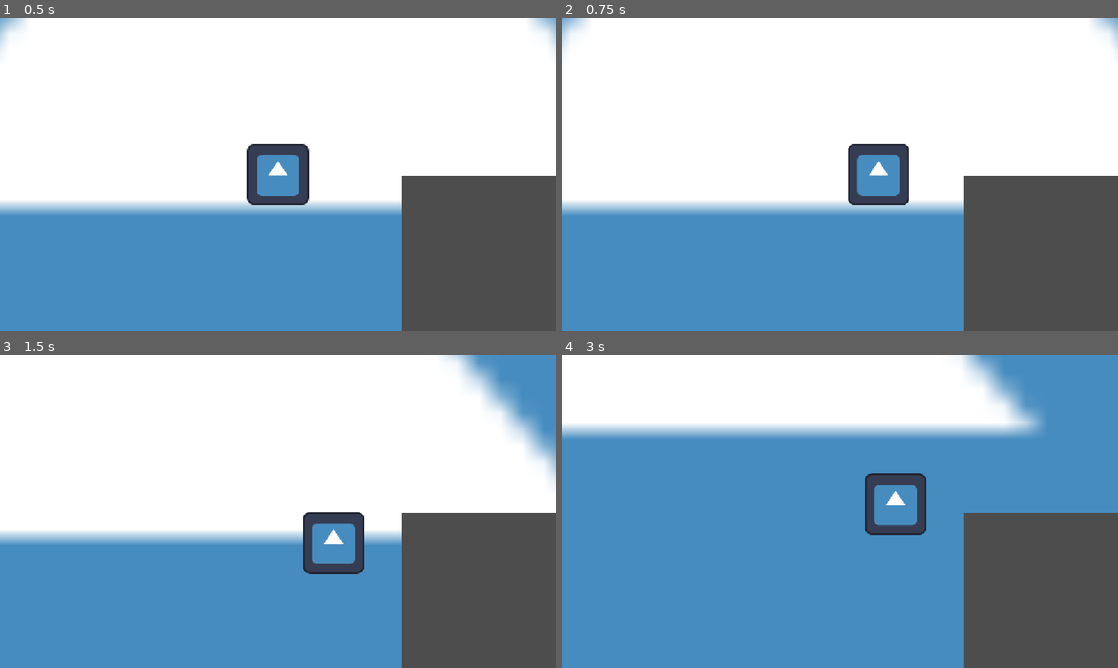
Above: before the commit, frames 1-4 (two rows, left to right).
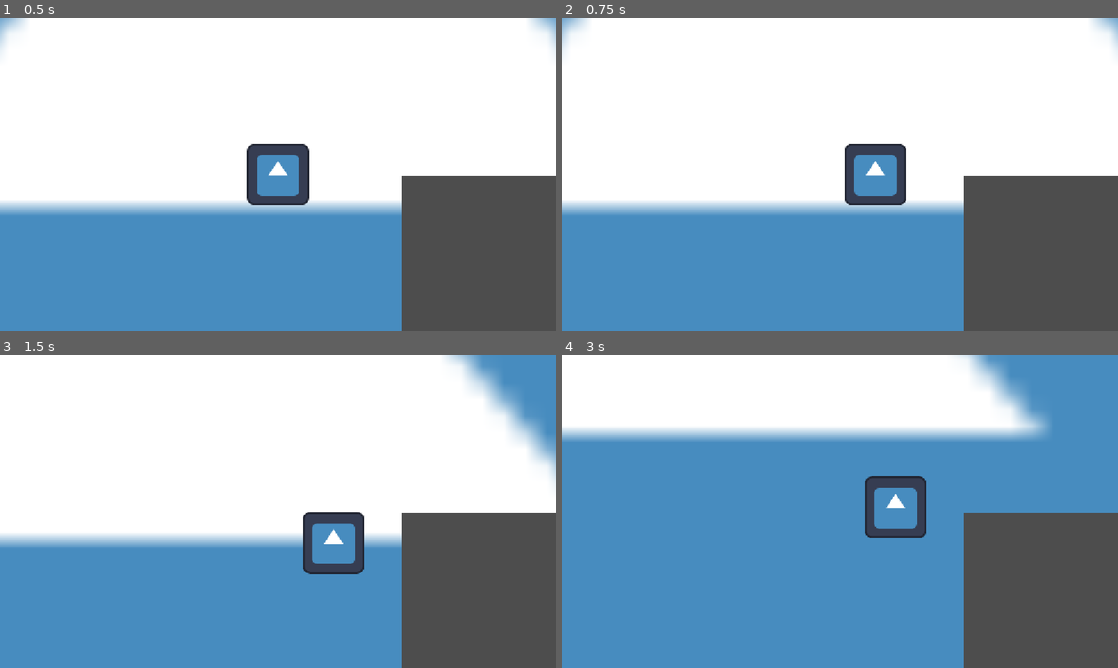
Above: after the commit, the same moments.

Repository: natleahh/ive-got-this-round
Game: Godot game, scene res://src/prototypes/BalancingWithAccelleration/main.tscn
The game is run twice, just before and just after one commit, with the same random seed, the same clock (stepped at 60 frames per second) and the same inputs. The project has no main scene, so this scene is started directly. The engine's default icon, where the game draws it, is replaced by a stand-in: a white triangle on a blue panel in a dark square.
Inputs:
- Up to frame 1 (0.5 s): no input
- Up to frame 2 (0.75 s): tap Enter at 0.5 s; hold D (move_right) from 0.53 s (still down); tap Space (dash, bound only after the commit) at 0.6 s
- Up to frame 3 (1.5 s): release D (move_right) at 1.28 s; hold S (move_down) from 1.28 s (still down); tap Space (dash, bound only after the commit) at 1.35 s
- Up to frame 4 (3 s): release S (move_down) at 2.03 s; hold D (move_right) 2.03-2.78 s; tap Space (dash, bound only after the commit) at 2.1, 2.85 s; hold W (move_up) from 2.78 s (still down)

Frame 1 is identical in both runs. In frame 2, 0.6% of the frame differs, in the area x 50-63%, y 40-60%; in frame 3, 3.1%; in frame 4, 5.0%, in the area x 0-88%, y 0-59%.
Error after the commit: Cannot call method 'start' on a null value. (res://src/prototypes/BalancingWithAccelleration/main.gd:24)

Commit message:
feat: add dash mechanics

Diff:
--- a/project.godot
+++ b/project.godot
@@ -62,6 +62,11 @@
 "events": [Object(InputEventKey,"resource_local_to_scene":false,"resource_name":"","device":-1,"window_id":0,"alt_press …(195 unchanged characters)…
 ]
 }
+dash={
+"deadzone": 0.2,
+"events": [Object(InputEventKey,"resource_local_to_scene":false,"resource_name":"","device":-1,"window_id":0,"alt_pressed":false,"shift_pressed":false,"ctrl_pressed":false,"meta_pressed":false,"pressed":false,"keycode":0,"physical_keycode":32,"key_label":0,"unicode":32,"location":0,"echo":false,"script":null)
+]
+}
 
 [physics]
 
--- a/src/prototypes/BalancingWithAccelleration/main.gd
+++ b/src/prototypes/BalancingWithAccelleration/main.gd
@@ -1,21 +1,37 @@
 extends Node
 
 @export_category("Movement Parameters")
-@export var movement_speed: float
+@export var movement_speed: float = 200
 
 @export_category("PhysicsParameters")
-@export var force_scaling: float = 1.2
+@export var force_scaling: float = 1.1
 
 var movement_direction: Vector2 = Vector2.ZERO
 
 @export var player: CharacterBody2D
 @export var simulator_ball: RigidBody2D
 
+var is_dashing: bool = false
+@export var dash_cool_down: Timer
+
 func _physics_process(delta: float) -> void:
 	# Movement Input
 	var input_movement = Input.get_vector("move_left", "move_right", "move_up", "move_down")
-	player.velocity = input_movement * movement_speed
+	if is_dashing:
+		pass
+	elif Input.is_action_just_pressed("dash"):
+		player.velocity = player.velocity * 3
+		dash_cool_down.start(0.2)
+		is_dashing = true
+	else:
+		player.velocity = input_movement * movement_speed
+
 	player.move_and_slide()
+
 
 	# Physics Affect
 	simulator_ball.apply_central_force(-player.velocity * force_scaling)
+
+
+func _on_dash_cool_down_timeout() -> void:
+	is_dashing = false
--- a/src/prototypes/BalancingWithAccelleration/main.tscn
+++ b/src/prototypes/BalancingWithAccelleration/main.tscn
@@ -18,6 +18,7 @@
 movement_speed = 400.0
 player = NodePath("Player")
 simulator_ball = NodePath("Subviewport/GlassSimulation/SimulatorBall")
+dash_cool_down = NodePath("DashCoolDown")
 
 [node name="Icon" type="Sprite2D" parent="." unique_id=1969738181]
 scale = Vector2(44.59375, 34.3125)
@@ -90,4 +91,7 @@
 
 [node name="CollisionShape2D" type="CollisionShape2D" parent="Subviewport/GlassSimulation/SimulatorBall" unique_id=155183533]
 shape = SubResource("CircleShape2D_e61f2")
-debug_color = Color(0.7738306, 0.39939126, 0.51065356, 0.41960785)
+
+[node name="DashCoolDown" type="Timer" parent="." unique_id=535936403]
+
+[connection signal="timeout" from="DashCoolDown" to="." method="_on_dash_cool_down_timeout"]
